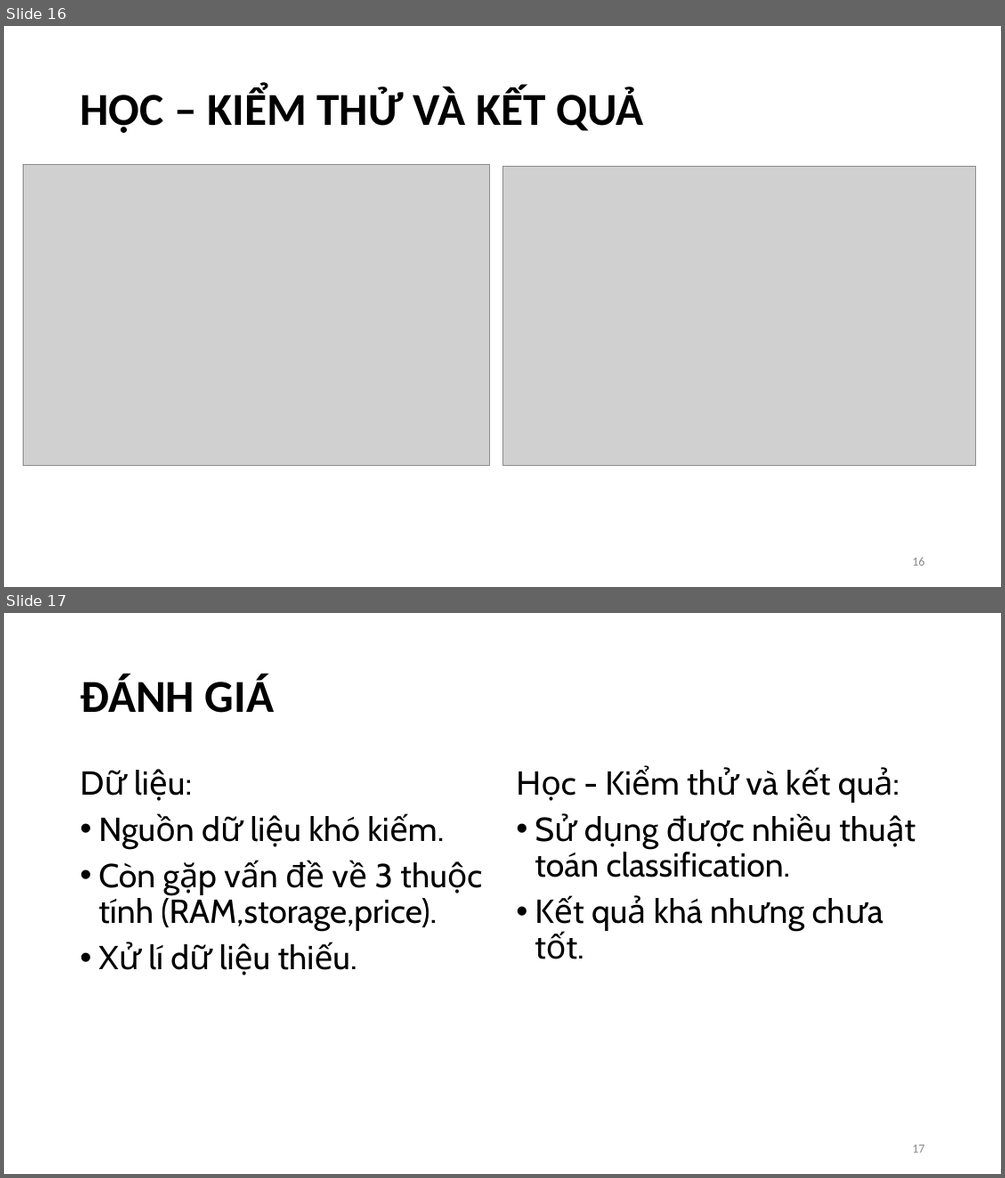
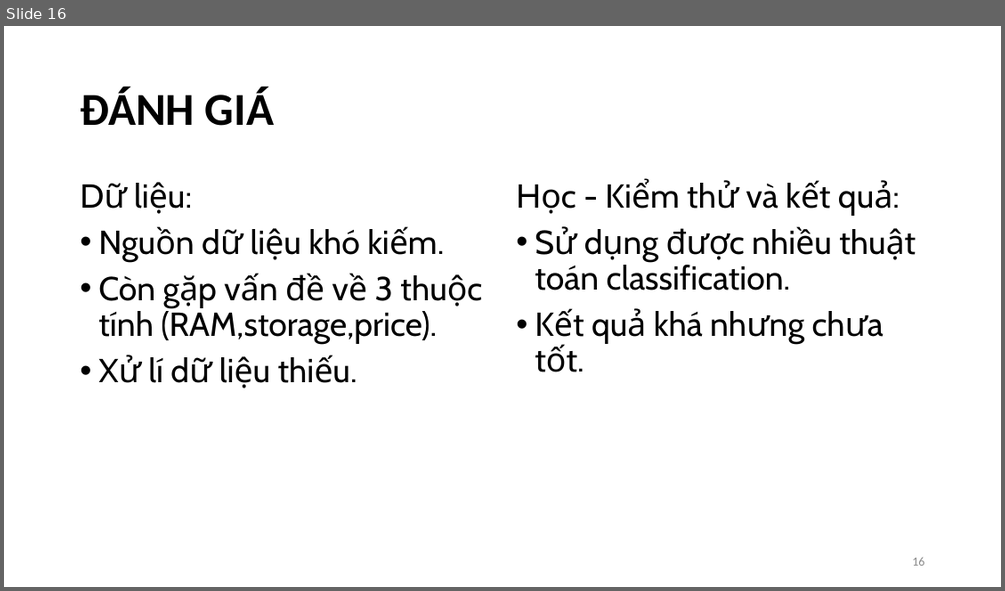
Before and after one commit to Blackmen2108/DS_Final_Project, a slide deck: Report/1612888_1612892.pptx. Shown one above the other, each under a label of ours: slides 16 and 17 before the commit, slide 16 after it. The pictures are 1005x1178 and 1005x591 pixels, drawn with LibreOffice and Linux fonts; fonts in the diff are those of the drawing; grey boxes stand for pictures. Boxes give left, top, right and bottom in pixels: in the first picture for what was removed or moved away, otherwise in the second. Text is boxed around its words. In the diff, an @@ line names an element or a change of style, - is before the commit and + after.

```diff
--- a/Report/1612888_1612892.pptx
+++ b/Report/1612888_1612892.pptx
@@ slide 16 removed at box(4, 26, 1001, 587), background #FFFFFF @@
@@ title removed at box(80, 87, 643, 133) @@
-HỌC – KIỂM THỬ VÀ KẾT QUẢ
@@ picture removed at box(24, 164, 490, 466) @@
@@ picture removed at box(502, 167, 975, 466) @@
@@ page number removed at box(912, 557, 924, 565) @@
-16
@@ what was slide 17 is now slide 16 @@
@@ page number at box(912, 557, 924, 565): text changed @@
-17
+16
```
Also in this commit, not shown: 1 slide changed, 1 slide added, 1 other file.
